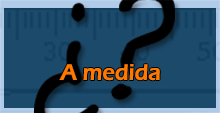
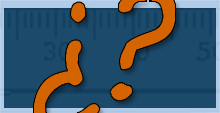
Two versions of the same layered image (w=220, h=113). Layer-by-layer changes:
hid "A medida" over [59, 64, 160, 81]
painted on "¿?" (2nd of 2, in "¿?") over [34, 0, 175, 113]
